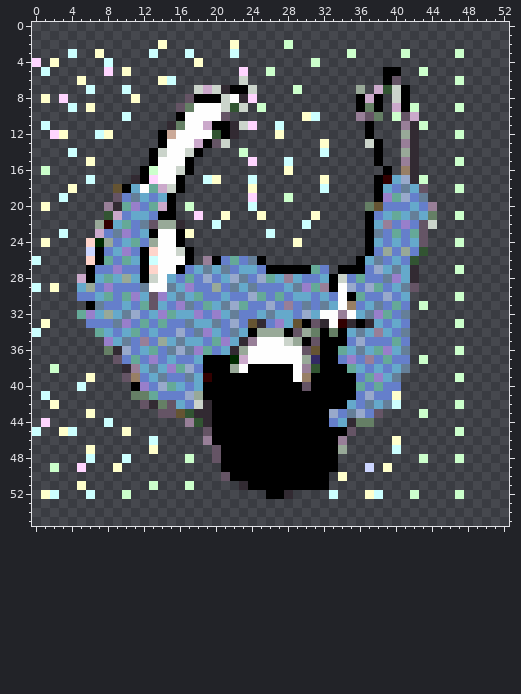
File history of a pixel-art sprite, imagenes/enfermeraCubi.png. That is the earlier state.
The file is 53x56 pixels. Colours within 5 levels of each other are drawn and written as one.
The result:
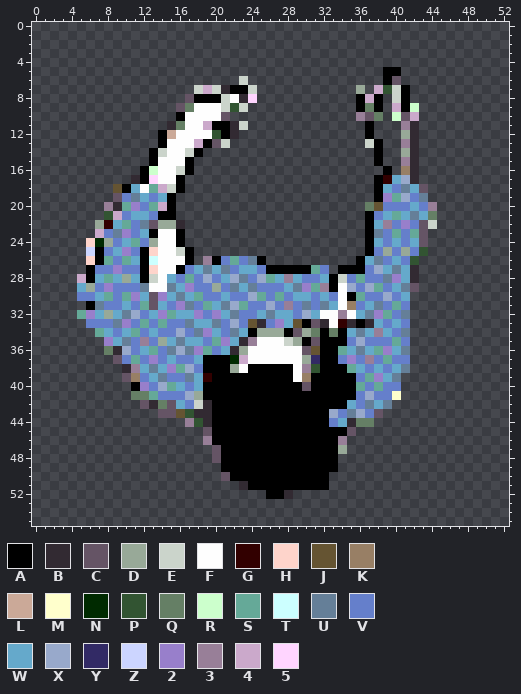
Palette (. is transparent): A #000000  B #322a32  C #655465  D #98a998  E #cbd4cb  F #fefefe  G #320000  H #fed4cb  J #655432  K #987f65  L #cba998  M #ffffcc  N #002a00  P #325432  Q #657f65  R #ccffcc  S #65a998  T #ccffff  U #657f98  V #657fcb  W #65a9cb  X #98a9cb  Y #322a65  Z #ccd5ff  2 #987fcb  3 #987f98  4 #cba9cb  5 #ffd5ff
Edits made:
The edit erases colour 5 in row 4 at x 0; in row 5 at x 8 and 23; in row 8 at x 3; in row 11 at x 24; in row 12 at x 2; in row 15 at x 24.
The edit erases colour 5 in row 19 at x 24; in row 21 at x 18; in row 44 at x 1; in row 49 at x 5.
The edit erases colour M in row 2 at x 14 and 22; in row 3 at x 7; in row 4 at x 2 and 18; in row 5 at x 10; in row 6 at x 5 and 14; in row 8 at x 1 and 11.
The edit erases colour M in row 9 at x 6; in row 10 at x 30; in row 12 at x 3, 8 and 27; in row 13 at x 32; in row 15 at x 6; in row 16 at x 28.
The edit erases colour M in row 17 at x 20 and 32; in row 18 at x 4 and 24; in row 20 at x 1; in row 21 at x 21, 25 and 31; in row 23 at x 17; in row 24 at x 1 and 29.
The edit erases colour M in row 29 at x 2; in row 33 at x 1; in row 39 at x 6; in row 42 at x 2; in row 43 at x 6; in row 45 at x 3 and 10.
The edit erases colour M in row 46 at x 40; in row 47 at x 6 and 13; in row 49 at x 9 and 39; in row 50 at x 34; in row 51 at x 5; in row 52 at x 1 and 37.
The edit erases colour R in row 2 at x 28; in row 3 at x 35, 41 and 47; in row 4 at x 31; in row 5 at x 26 and 43; in row 6 at x 47; in row 7 at x 29.
The edit erases colour R in row 9 at x 25 and 47; in row 11 at x 43; in row 12 at x 47; in row 14 at x 23; in row 15 at x 47; in row 16 at x 1.
The edit erases colour R in row 17 at x 43; in row 18 at x 47; in row 19 at x 28; in row 20 at x 17; in row 21 at x 47; in row 24 at x 47.
The edit erases colour R in row 27 at x 47; in row 30 at x 47; in row 31 at x 43; in row 33 at x 47; in row 36 at x 47; in row 37 at x 43.
The edit erases colour R in row 38 at x 2; in row 39 at x 47; in row 42 at x 47; in row 43 at x 43; in row 45 at x 47; in row 48 at x 17, 43 and 47.
The edit erases colour R in row 49 at x 2; in row 51 at x 13 and 17; in row 52 at x 10, 42 and 47.
The edit erases colour T in row 3 at x 4, 13, 17 and 22; in row 4 at x 8; in row 5 at x 1; in row 6 at x 15; in row 7 at x 6 and 10; in row 9 at x 4.
The edit erases colour T in row 10 at x 10 and 31; in row 11 at x 1 and 27; in row 12 at x 7; in row 14 at x 4 and 32; in row 15 at x 28; in row 17 at x 6, 19 and 24.
The edit erases colour T in row 18 at x 32; in row 19 at x 3; in row 20 at x 24; in row 22 at x 20 and 30; in row 23 at x 3 and 26; in row 26 at x 0.
The edit erases colour T in row 29 at x 0; in row 34 at x 0; in row 40 at x 5; in row 41 at x 1; in row 42 at x 40; in row 44 at x 8.
The edit erases colour T in row 45 at x 0 and 4; in row 46 at x 13; in row 47 at x 40; in row 48 at x 6 and 10; in row 52 at x 2, 6, 33 and 38.
The edit erases colour Z in row 49 at x 37.
